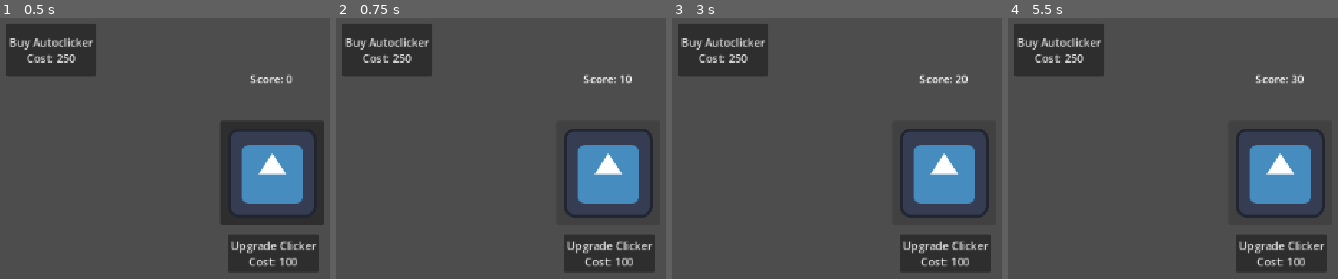
Above: before the commit, frames 1-4 (left to right).
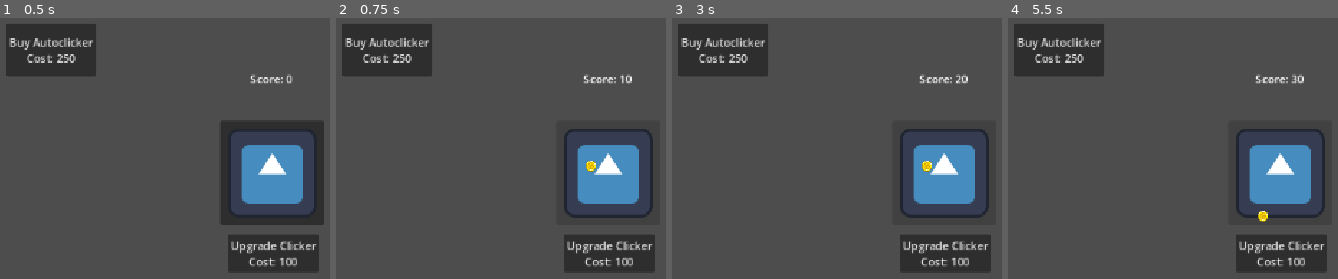
Above: after the commit, the same moments.

Repository: Kcirtapin/P2-Clicker-Game
Game: Godot game, scene res://main/game_scene.tscn
Same seed, same stepped clock (60 frames per second), same inputs: the game is played once before the commit and once after it. The engine's default icon, where the game draws it, is replaced by a stand-in: a white triangle on a blue panel in a dark square.
Inputs (mouse positions are in pixels of both pictures, inside the frame that each line leads up to):
- Up to frame 1 (0.5 s): no input
- Up to frame 2 (0.75 s): click (609, 171) at 0.5 s
- Up to frame 3 (3 s): click "Upgrade Clicker Cost: 100" at 1.25 s; click "Buy Autoclicker Cost: 250" at 2 s; click (945, 171) at 2.75 s
- Up to frame 4 (5.5 s): click "Upgrade Clicker Cost: 100" at 3.5 s; click "Buy Autoclicker Cost: 250" at 4.25 s; click (1281, 171) at 5 s

Frame 1 is identical in both runs. In frame 2, 0.1% of the frame differs, in the area x 75-79%, y 54-60%; in frame 3, 0.1%; in frame 4, 0.1%.

Commit message:
Add coin script

Diff:
--- /dev/null
+++ b/effects/coin.gd
@@ -0,0 +1,7 @@
+extends RigidBody2D
+
+
+
+
+func _on_visible_on_screen_notifier_2d_screen_exited() -> void:
+	queue_free()
--- a/coin.tscn
+++ b/effects/coin.tscn
@@ -1,8 +1,10 @@
 [gd_scene format=3 uid="uid://cc13tmvuil1fj"]
 
 [ext_resource type="Texture2D" uid="uid://dy6ysevrvvvvn" path="res://assets/Animated_Coins.png" id="1_d5gmh"]
+[ext_resource type="Script" uid="uid://dq3f8v5d4j585" path="res://effects/coin.gd" id="1_vtlik"]
 
 [sub_resource type="CircleShape2D" id="CircleShape2D_ojnr2"]
+radius = 8.0
 
 [sub_resource type="AtlasTexture" id="AtlasTexture_0t63x"]
 atlas = ExtResource("1_d5gmh")
@@ -69,10 +71,15 @@
 }]
 
 [node name="Coin" type="RigidBody2D" unique_id=1460877110]
+script = ExtResource("1_vtlik")
 
 [node name="CollisionShape2D" type="CollisionShape2D" parent="." unique_id=1068233916]
 shape = SubResource("CircleShape2D_ojnr2")
 
 [node name="AnimatedSprite2D" type="AnimatedSprite2D" parent="." unique_id=1739046812]
 sprite_frames = SubResource("SpriteFrames_emoma")
-frame_progress = 0.16816856
+frame_progress = 0.64966893
+
+[node name="ExitDetector" type="VisibleOnScreenNotifier2D" parent="." unique_id=705042459]
+
+[connection signal="screen_exited" from="ExitDetector" to="." method="_on_visible_on_screen_notifier_2d_screen_exited"]
--- a/main/game_scene.tscn
+++ b/main/game_scene.tscn
@@ -1,6 +1,7 @@
 [gd_scene format=3 uid="uid://chhv730ywdl17"]
 
 [ext_resource type="Script" uid="uid://bxtspbmbo2nw7" path="res://main/game_script.gd" id="1_tclkk"]
+[ext_resource type="PackedScene" uid="uid://cc13tmvuil1fj" path="res://effects/coin.tscn" id="2_13hv2"]
 [ext_resource type="PackedScene" uid="uid://ddtpncjg07hge" path="res://buttons/clicker_button.tscn" id="2_ivcix"]
 
 [node name="GameScene" type="Control" unique_id=1473570368]
@@ -11,6 +12,7 @@
 grow_horizontal = 2
 grow_vertical = 2
 script = ExtResource("1_tclkk")
+coin_scene = ExtResource("2_13hv2")
 
 [node name="ClickerButton" parent="." unique_id=1690136097 instance=ExtResource("2_ivcix")]
 layout_mode = 0
--- a/main/game_script.gd
+++ b/main/game_script.gd
@@ -9,6 +9,7 @@
 @onready var auto_button:Button = $AutoClickerButton
 @onready var auto_timer:Timer = $"AutoClickerButton/Autoclicker Timer"
 
+@export var coin_scene:PackedScene
 
 # Called upon initialization
 func _ready() -> void:
@@ -31,8 +32,11 @@
 
 func click() -> void:
 	change_score(increment)
+	var coin = coin_scene.instantiate()
+	add_child(coin)
+	coin.global_position = clicker_button.position + Vector2(50,50)
 
-# Rciever function for button
+# Receever function for button
 func _on_pressed() -> void:
 	click()
 
Not shown, added: effects/coin.gd.uid
